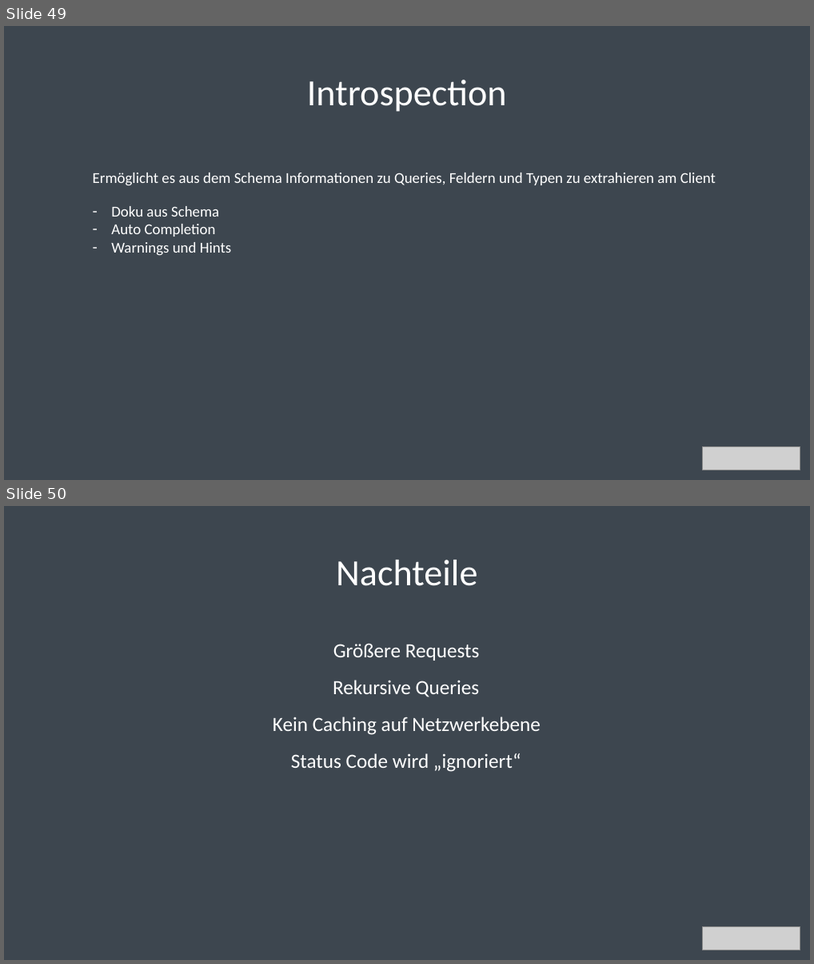
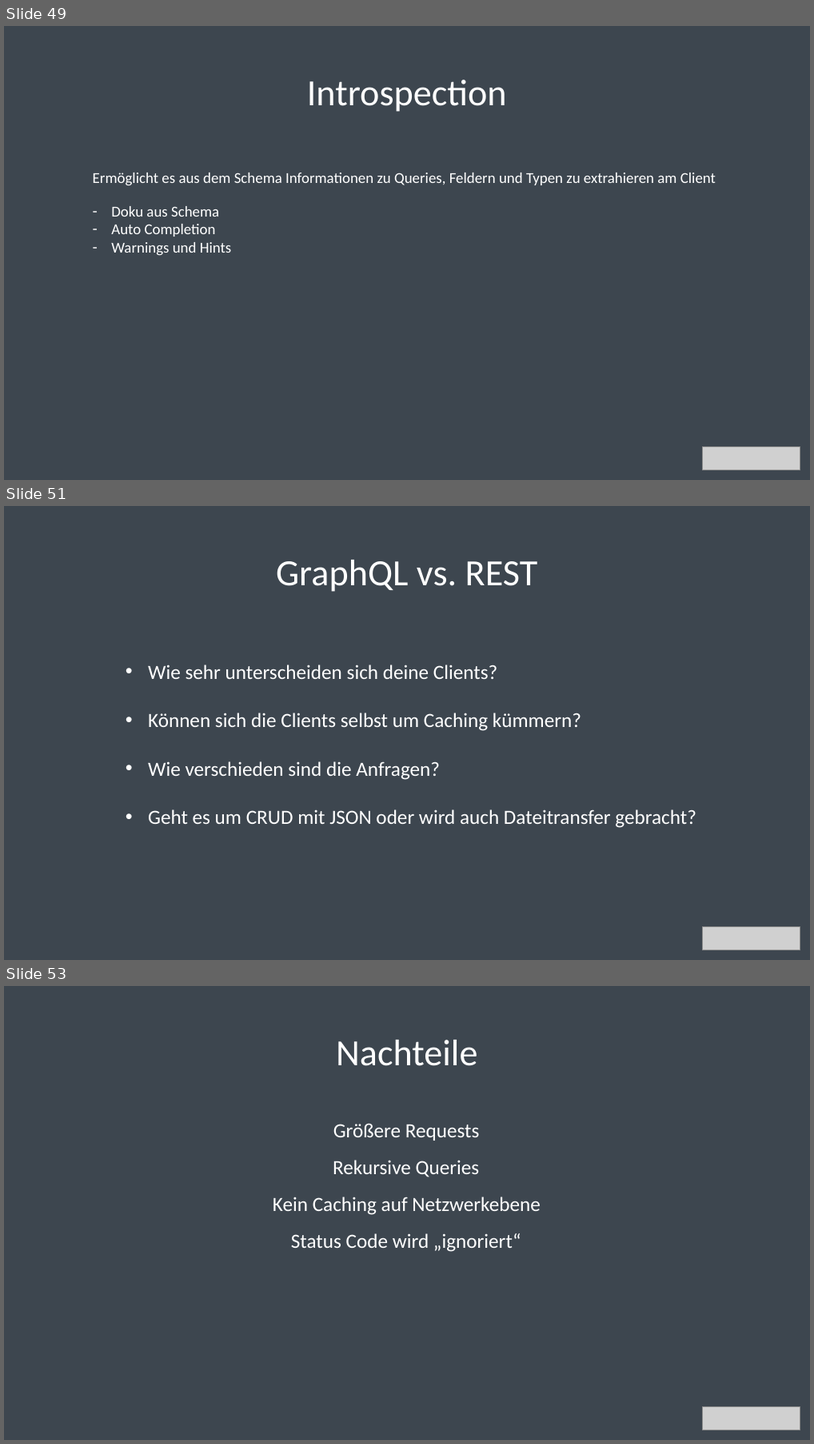
Before and after one commit to bytePassion/GraphQL-Talk, a slide deck: slides/GraphqlSlides.pptx. Shown one above the other, each under a label of ours: slides 49 and 50 before the commit, slides 49, 51 and 53 after it; the slides between them are not shown. The pictures are 814x964 and 814x1444 pixels, drawn with LibreOffice and Linux fonts; fonts in the diff are those of the drawing; grey boxes stand for pictures. Boxes give left, top, right and bottom in pixels: in the first picture for what was removed or moved away, otherwise in the second. Text is boxed around its words. In the diff, an @@ line names an element or a change of style, - is before the commit and + after.

```diff
--- a/slides/GraphqlSlides.pptx
+++ b/slides/GraphqlSlides.pptx
@@ slide 51 added at bbox=[4, 506, 810, 960], background #3D464F @@
@@ title added at bbox=[276, 560, 538, 592], 44 pt, text #FFFFFF @@
+GraphQL vs. REST
@@ text added at bbox=[148, 664, 696, 828], 24 pt, text #FFFFFF @@
+• Wie sehr unterscheiden sich deine Clients?
+• Können sich die Clients selbst um Caching kümmern?
+• Wie verschieden sind die Anfragen?
+• Geht es um CRUD mit JSON oder wird auch Dateitransfer gebracht?
@@ picture added at bbox=[702, 927, 800, 950] @@
@@ what was slide 50 is now slide 53 @@
```
Also in this commit, not shown: 2 other slides added.
